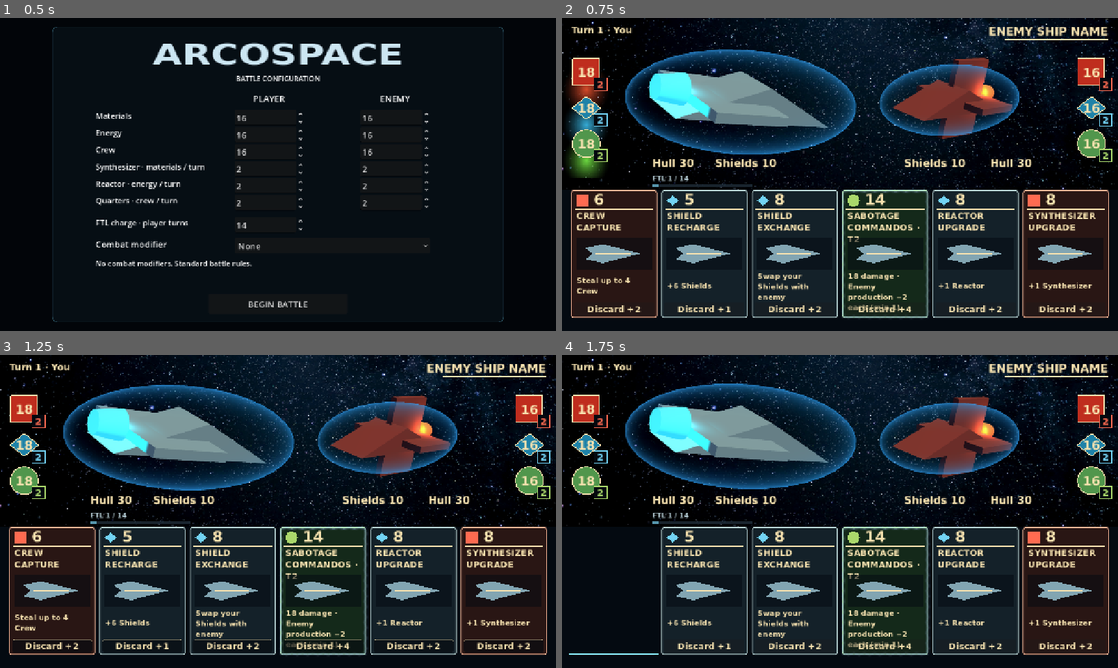
Above: before the commit, frames 1-4 (two rows, left to right).
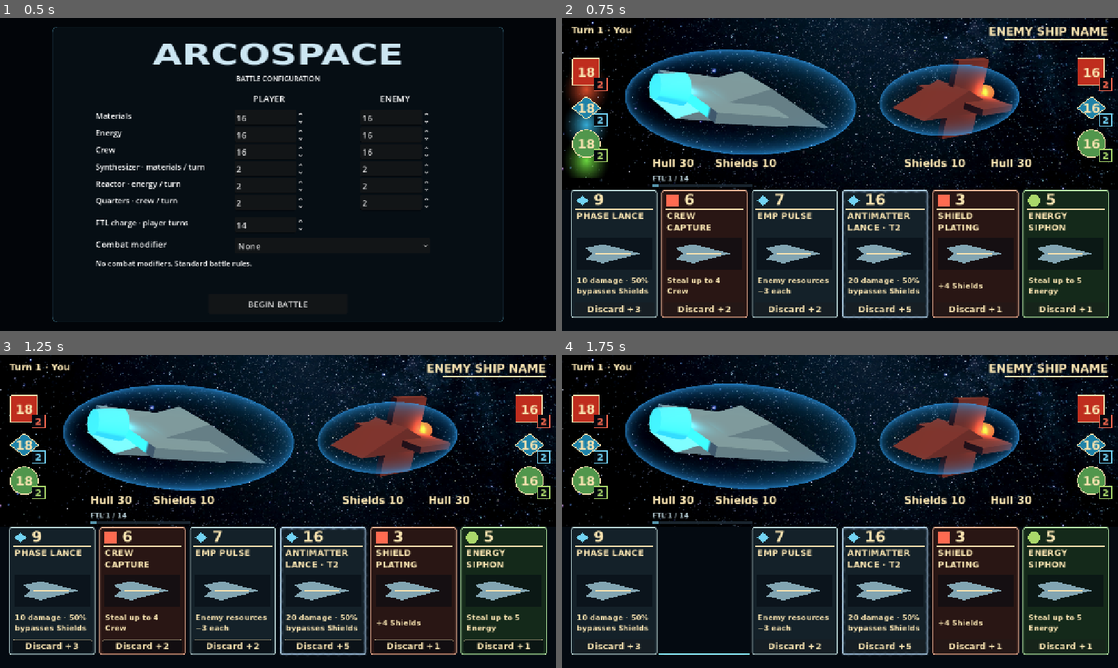
Above: after the commit, the same moments.

Repository: RPGMaster2000/arcospace
Game: Godot game, scene res://scenes/battle_setup.tscn
Two runs of this game, one before a commit and one after it. Both use one fixed random seed, a clock stepped at 60 frames per second and the inputs below.
Inputs:
- Up to frame 1 (0.5 s): no input
- Up to frame 2 (0.75 s): click "BEGIN BATTLE" at 0.5 s
- Up to frame 3 (1.25 s): no input
- Up to frame 4 (1.75 s): click "Discard +2" at 1.25 s

Frame 1 is identical in both runs. In frame 2, 6.0% of the frame differs, in the area x 1-99%, y 54-96%; in frame 3, 6.0%; in frame 4, 7.0%.

Commit message:
Add nine tactical cards and reusable balanced risk and random effects

Diff:
--- /dev/null
+++ b/cards/36_salvage_strike.tres
@@ -0,0 +1,13 @@
+[gd_resource type="Resource" script_class="CardData" format=3]
+
+[ext_resource type="Script" path="res://scripts/card_data.gd" id="1"]
+
+[resource]
+script = ExtResource("1")
+tier = 1
+card_name = "Salvage Strike"
+family = "materials"
+cost = 5
+description = "Deal 4 damage; gain 2 of a random resource"
+effects = {"damage": 4, "random_gain": 2}
+play_again = false
--- /dev/null
+++ b/cards/37_pulse_repeater.tres
@@ -0,0 +1,13 @@
+[gd_resource type="Resource" script_class="CardData" format=3]
+
+[ext_resource type="Script" path="res://scripts/card_data.gd" id="1"]
+
+[resource]
+script = ExtResource("1")
+tier = 1
+card_name = "Pulse Repeater"
+family = "energy"
+cost = 6
+description = "Deal 3 damage; play again"
+effects = {"damage": 3}
+play_again = true
--- /dev/null
+++ b/cards/38_cataclysm_protocol.tres
@@ -0,0 +1,13 @@
+[gd_resource type="Resource" script_class="CardData" format=3]
+
+[ext_resource type="Script" path="res://scripts/card_data.gd" id="1"]
+
+[resource]
+script = ExtResource("1")
+tier = 2
+card_name = "Cataclysm Protocol"
+family = "crew"
+cost = 16
+description = "Deal 18 damage; restore 15 Hull"
+effects = {"damage": 18, "hull": 15}
+play_again = false
--- /dev/null
+++ b/cards/39_reactor_salvage.tres
@@ -0,0 +1,13 @@
+[gd_resource type="Resource" script_class="CardData" format=3]
+
+[ext_resource type="Script" path="res://scripts/card_data.gd" id="1"]
+
+[resource]
+script = ExtResource("1")
+tier = 1
+card_name = "Reactor Salvage"
+family = "materials"
+cost = 7
+description = "+1 Reactor and +5 Energy"
+effects = {"production_other": {"type": "reactor", "production": 1, "resource": 5}}
+play_again = false
--- /dev/null
+++ b/cards/40_supply_diversion.tres
@@ -0,0 +1,13 @@
+[gd_resource type="Resource" script_class="CardData" format=3]
+
+[ext_resource type="Script" path="res://scripts/card_data.gd" id="1"]
+
+[resource]
+script = ExtResource("1")
+tier = 1
+card_name = "Supply Diversion"
+family = "crew"
+cost = 4
+description = "Gain 2 Materials or Energy randomly; play again"
+effects = {"random_gain_other": 2}
+play_again = true
--- /dev/null
+++ b/cards/41_shield_collapse.tres
@@ -0,0 +1,13 @@
+[gd_resource type="Resource" script_class="CardData" format=3]
+
+[ext_resource type="Script" path="res://scripts/card_data.gd" id="1"]
+
+[resource]
+script = ExtResource("1")
+tier = 1
+card_name = "Shield Collapse"
+family = "energy"
+cost = 6
+description = "If enemy Shields are below 10, remove them all; otherwise no effect"
+effects = {"shield_collapse_below": 10}
+play_again = false
--- /dev/null
+++ b/cards/42_overloaded_warhead.tres
@@ -0,0 +1,13 @@
+[gd_resource type="Resource" script_class="CardData" format=3]
+
+[ext_resource type="Script" path="res://scripts/card_data.gd" id="1"]
+
+[resource]
+script = ExtResource("1")
+tier = 1
+card_name = "Overloaded Warhead"
+family = "materials"
+cost = 7
+description = "Deal 10 damage; take 4 direct Hull damage"
+effects = {"damage": 10, "self_damage": 4}
+play_again = false
--- /dev/null
+++ b/cards/43_emergency_reserves.tres
@@ -0,0 +1,13 @@
+[gd_resource type="Resource" script_class="CardData" format=3]
+
+[ext_resource type="Script" path="res://scripts/card_data.gd" id="1"]
+
+[resource]
+script = ExtResource("1")
+tier = 2
+card_name = "Emergency Reserves"
+family = "energy"
+cost = 10
+description = "Gain 12–15 Materials or Crew randomly"
+effects = {"random_gain_range_other": {"min": 12, "max": 15}}
+play_again = false
--- /dev/null
+++ b/cards/44_desperate_conversion.tres
@@ -0,0 +1,13 @@
+[gd_resource type="Resource" script_class="CardData" format=3]
+
+[ext_resource type="Script" path="res://scripts/card_data.gd" id="1"]
+
+[resource]
+script = ExtResource("1")
+tier = 1
+card_name = "Desperate Conversion"
+family = "crew"
+cost = 5
+description = "Take 10 direct Hull damage; gain 20 Materials or Energy randomly"
+effects = {"self_damage": 10, "random_gain_other": 20}
+play_again = false
--- a/scripts/board.gd
+++ b/scripts/board.gd
@@ -272,7 +272,7 @@
 		$LastActionLabel.text += " — play again"
 	battle_effects.play_changes(before, _both_states(), side,
 		card.family, 0 if discard else card.cost,
-		not discard and (card.effects.get("damage", 0) > 0 or card.effects.get("break_shields", 0) > 0))
+		not discard and (card.effects.get("damage", 0) > 0 or card.effects.get("break_shields", 0) > 0 or card.effects.has("shield_collapse_below")))
 	_check_winner()
 	refresh_display()
 
--- a/scripts/card_effects.gd
+++ b/scripts/card_effects.gd
@@ -5,17 +5,51 @@
 const RESOURCES = ["materials", "energy", "crew"]
 const PRODUCTION = ["synthesizer", "reactor", "quarters"]
 
-static func play(card: Resource, actor: Dictionary, enemy: Dictionary) -> bool:
+# Independent combat RNG; simulation mode never samples this generator.
+static var combat_rng: RandomNumberGenerator = _new_rng()
+static func _new_rng() -> RandomNumberGenerator:
+	var generator = RandomNumberGenerator.new()
+	generator.randomize()
+	return generator
+
+static func play(card: Resource, actor: Dictionary, enemy: Dictionary, generator: RandomNumberGenerator = null, simulate: bool = false) -> bool:
 	if actor[card.family] < card.cost:
 		return false
 	actor[card.family] -= card.cost
 	var effects: Dictionary = card.effects
 	for key in ["hull", "shields"] + RESOURCES + PRODUCTION:
 		actor[key] += int(effects.get(key, 0))
+	# TUNE in each .tres: production_other.type maps production to its matching resource.
+	var upgrade: Dictionary = effects.get("production_other", {})
+	var production: String = upgrade.get("type", "")
+	var index: int = PRODUCTION.find(production)
+	if index >= 0 and RESOURCES[index] != card.family:
+		actor[production] += int(upgrade.get("production", 0))
+		actor[RESOURCES[index]] += int(upgrade.get("resource", 0))
+	# Random bonuses are ignored for conservative AI win checks: no assumed lucky gain.
+	if not simulate:
+		var random_source = combat_rng if generator == null else generator
+		for key in ["random_gain", "random_gain_other", "random_gain_range_other"]:
+			if not effects.has(key):
+				continue
+			var choices: Array = RESOURCES.duplicate()
+			if key != "random_gain":
+				choices.erase(card.family)
+			var resource: String = choices[random_source.randi_range(0, choices.size() - 1)]
+			var amount: int = 0
+			if key == "random_gain_range_other":
+				var bounds: Dictionary = effects[key]
+				amount = random_source.randi_range(int(bounds.get("min", 0)), int(bounds.get("max", 0)))
+			else:
+				amount = int(effects[key])
+			actor[resource] += amount
 	if effects.get("swap_shields", false):
 		var previous: int = actor.shields
 		actor.shields = enemy.shields
 		enemy.shields = previous
+	# Strict threshold checked at resolution; exactly the threshold never qualifies.
+	if effects.has("shield_collapse_below") and enemy.shields < int(effects.shield_collapse_below):
+		enemy.shields = 0
 	# Shield breaking happens before regular damage (Breach Charge).
 	enemy.shields = maxi(0, enemy.shields - int(effects.get("break_shields", 0)))
 	var damage: int = int(effects.get("damage", 0))
@@ -33,4 +67,6 @@
 	if effects.get("sabotage", false):
 		for key in PRODUCTION:
 			enemy[key] = maxi(1, enemy[key] - int(effects.sabotage))
+	# Self damage is direct hull loss for either acting ship; shields cannot absorb it.
+	actor.hull = maxi(0, actor.hull - int(effects.get("self_damage", 0)))
 	return true
--- a/scripts/card_library.gd
+++ b/scripts/card_library.gd
@@ -38,4 +38,13 @@
 	preload("res://cards/33_aegis_overcharge.tres"),
 	preload("res://cards/34_sabotage_commandos.tres"),
 	preload("res://cards/35_damage_control.tres"),
+	preload("res://cards/36_salvage_strike.tres"),
+	preload("res://cards/37_pulse_repeater.tres"),
+	preload("res://cards/38_cataclysm_protocol.tres"),
+	preload("res://cards/39_reactor_salvage.tres"),
+	preload("res://cards/40_supply_diversion.tres"),
+	preload("res://cards/41_shield_collapse.tres"),
+	preload("res://cards/42_overloaded_warhead.tres"),
+	preload("res://cards/43_emergency_reserves.tres"),
+	preload("res://cards/44_desperate_conversion.tres"),
 ]
--- a/scripts/combat_modifier.gd
+++ b/scripts/combat_modifier.gd
@@ -83,7 +83,7 @@
 	return 100.0 if active else clampf(100.0 * (1.0 - float(next_round - round_number) / MAX_INTERVAL), 0, 100)
 
 static func is_combat(effects: Dictionary) -> bool:
-	for key in ["damage", "break_shields", "drain", "steal", "sabotage", "swap_shields"]:
+	for key in ["damage", "break_shields", "drain", "steal", "sabotage", "swap_shields", "shield_collapse_below"]:
 		if effects.get(key, false):
 			return true
 	return false
@@ -96,7 +96,7 @@
 			result[key] = int(floor((1.0 if result[key] else 0.0) * factor))
 		elif result[key] is Dictionary:
 			result[key] = _scaled(result[key], factor)
-		elif key != "pierce" and (result[key] is int or result[key] is float):
+		elif key not in ["pierce", "shield_collapse_below"] and (result[key] is int or result[key] is float):
 			# TUNE: Half effects round down, including +1 production becoming zero.
 			result[key] = int(floor(float(result[key]) * factor))
 	return result
@@ -108,8 +108,8 @@
 	var notice: String = ""
 	var chance: float = rng.randf() if roll < 0.0 else roll
 	if kind == 4 and is_combat(card.effects) and chance < miss_rate / 100.0:
-		# A miss spends the card/cost and cancels its effects, including mixed repairs.
-		modified.effects = {}
+		# A miss cancels target/bonus effects; explicit self-damage remains an unavoidable cost.
+		modified.effects = {"self_damage": card.effects.self_damage} if card.effects.has("self_damage") else {}
 		notice = "MISS · NEBULA INTERFERENCE"
 	elif kind == 2 and active and card.family == "energy":
 		# The already announced storm multiplier also drives the card previews.
@@ -124,7 +124,7 @@
 		modified.effects = modified.effects.duplicate(true)
 		modified.effects.erase("shields")
 		modified.effects.erase("swap_shields")
-	Effects.play(modified, actor, target)
+	Effects.play(modified, actor, target, rng)
 	if shields_disabled():
 		# Shield strength is reserved during the flare, not destroyed or regenerated.
 		actor.shields = saved_actor_shields
@@ -164,6 +164,12 @@
 					lines.append(("Steal %d %s" if key == "steal" else "Enemy −%d %s") % [value[resource], resource.capitalize()])
 			"sabotage": lines.append("Enemy production −%d each (min 1)" % int(value))
 			"swap_shields": lines.append("Swap Shields")
+			"random_gain": lines.append("Gain %d random resource" % value)
+			"random_gain_other": lines.append("Gain %d random other resource" % value)
+			"random_gain_range_other": lines.append("Gain %d–%d random other resource" % [value.min, value.max])
+			"production_other": lines.append("+%d %s, +%d corresponding resource" % [value.production, str(value.type).capitalize(), value.resource])
+			"self_damage": lines.append("Take %d direct Hull damage" % value)
+			"shield_collapse_below": lines.append("Remove enemy Shields if below %d" % value)
 			_: lines.append("%+d %s" % [value, str(key).capitalize()])
 	if card.play_again:
 		lines.append("Play again")
--- a/scripts/enemy_ai.gd
+++ b/scripts/enemy_ai.gd
@@ -25,9 +25,17 @@
 	for slot in affordable:
 		var simulated: Dictionary = actor.duplicate(true)
 		var target: Dictionary = enemy.duplicate(true)
-		Effects.play(cards[slot], simulated, target)
-		if Rules.wins(simulated, target, hull_goal, resource_goal):
+		Effects.play(cards[slot], simulated, target, null, true)
+		if simulated.hull > 0 and Rules.wins(simulated, target, hull_goal, resource_goal):
 			return {"slot": slot, "discard": false}
+	# Avoid fatal self damage when choosing a non-winning move.
+	var safe: Array[int] = []
+	for slot in affordable:
+		if int(cards[slot].effects.get("self_damage", 0)) < int(actor.hull):
+			safe.append(slot)
+	if safe.is_empty():
+		return {"slot": _pick(affordable), "discard": true}
+	affordable = safe
 	var attacks: Array[int] = []
 	var repairs: Array[int] = []
 	var upgrades: Array[int] = []
@@ -37,6 +45,8 @@
 			attacks.append(slot)
 		if effects.get("hull", 0) > 0:
 			repairs.append(slot)
+		if effects.has("production_other"):
+			upgrades.append(slot)
 		for key in Rules.PRODUCTION:
 			if effects.get(key, 0) > 0:
 				upgrades.append(slot)
--- a/tests/card_tier_test.gd
+++ b/tests/card_tier_test.gd
@@ -36,8 +36,8 @@
 		var actor = {"hull":30,"shields":10,"materials":100,"energy":100,"crew":100,"synthesizer":3,"reactor":3,"quarters":3}
 		var target = actor.duplicate()
 		Effects.play(card, actor, target)
-		check(target.hull < 30 or actor.hull > 30 or actor.shields > 10, "Tier 2 actually damages or restores")
-	check(counts == {"materials":2,"energy":2,"crew":2}, "Two Tier 2 cards per resource")
+		check(target.hull < 30 or actor.hull > 30 or actor.shields > 10 or actor.materials > 100 or actor.energy > 100 or actor.crew > 100, "Tier 2 actually damages or restores")
+	check(counts == {"materials":2,"energy":3,"crew":3}, "Eight Tier 2 cards including new Crew and Energy cards")
 	hand.free()
 	var board = load("res://scenes/board_3d.tscn").instantiate()
 	board.setup_settings = {"modifier":5}
--- /dev/null
+++ b/tests/tactical_cards_test.gd
@@ -0,0 +1,81 @@
+extends SceneTree
+const Effects = preload("res://scripts/card_effects.gd")
+const Library = preload("res://scripts/card_library.gd")
+const Mod = preload("res://scripts/combat_modifier.gd")
+var failures: int = 0
+func check(ok: bool, message: String) -> void:
+	if not ok:
+		failures += 1
+		push_error(message)
+func state() -> Dictionary:
+	return {"hull":30,"shields":20,"materials":40,"energy":40,"crew":40,"synthesizer":2,"reactor":2,"quarters":2}
+func _initialize() -> void:
+	call_deferred("run")
+func run() -> void:
+	var generator = RandomNumberGenerator.new()
+	generator.seed = 3456
+	var new_cards: Array = Library.CARDS.slice(35)
+	check(new_cards.size() == 9, "Exactly nine new cards registered")
+	for card in new_cards:
+		var a = state()
+		var b = state()
+		Effects.play(card, a, b, generator)
+		check(a[card.family] == 40 - card.cost or card.effects.has("random_gain"), "Cost paid once, cross gains exclude family")
+		check(card.tier == (2 if card.card_name in ["Cataclysm Protocol", "Emergency Reserves"] else 1), "Proposed tiers preserved")
+	var collapse = Library.CARDS[40]
+	for strength in [0,9,10,11]:
+		var a = state()
+		var b = state()
+		b.shields = strength
+		Effects.play(collapse,a,b,generator)
+		check(b.shields == (0 if strength < 10 else strength), "Strict shield threshold uses current state")
+	var a = state()
+	var b = state()
+	Effects.play(Library.CARDS[41],a,b,generator)
+	check(a.hull == 26 and a.shields == 20 and b.shields == 10, "Warhead self damage bypasses shield")
+	a = state()
+	b = state()
+	Effects.play(Library.CARDS[38],a,b,generator)
+	check(a.reactor == 3 and a.energy == 45 and a.materials == 33, "Reactor salvage upgrades matching cross resource")
+	var selection_counts = {"materials":0,"crew":0}
+	for draw in range(4000):
+		a = state()
+		b = state()
+		Effects.play(Library.CARDS[42],a,b,generator)
+		var gain: int = a.materials - 40 + a.crew - 40
+		check(gain >= 12 and gain <= 15 and a.energy == 30, "Reserve range and exclusion")
+		selection_counts["materials" if a.materials > 40 else "crew"] += 1
+	check(absi(selection_counts.materials - selection_counts.crew) < 250, "Cross resources have equal odds")
+	var ai = load("res://scripts/enemy_ai.gd").new()
+	a = state()
+	b = state()
+	var old_a = a.duplicate(true)
+	var old_b = b.duplicate(true)
+	var random_state: int = Effects.combat_rng.state
+	ai.choose(new_cards,a,b,50,100)
+	check(a == old_a and b == old_b and Effects.combat_rng.state == random_state, "AI cannot consume combat RNG or mutate live states")
+	a.hull = 5
+	var move = ai.choose([Library.CARDS[43]],a,b,50,100)
+	check(move.discard, "AI discards fatal conversion rather than falsely claiming resource victory")
+	ai.free()
+	var mod = Mod.new()
+	mod.configure(2)
+	mod.active = true
+	for factor in [2.0,0.5]:
+		mod.ion_factor = factor
+		var preview = mod.preview(Library.CARDS[42])
+		a = state()
+		b = state()
+		mod.play(Library.CARDS[42],a,b)
+		var gained: int = a.materials - 40 + a.crew - 40
+		check(gained >= preview.effects.random_gain_range_other.min and gained <= preview.effects.random_gain_range_other.max, "Ion preview range equals actual gain")
+		check(mod.preview(collapse).effects.shield_collapse_below == 10, "Ion does not alter conditional threshold")
+	mod.configure(4)
+	mod.miss_rate = 70
+	a = state()
+	b = state()
+	mod.play(Library.CARDS[41],a,b,0.0)
+	check(a.hull == 26 and b == state(), "Miss preserves unavoidable self damage")
+	mod.free()
+	print("Tactical card checks: %d failures" % failures)
+	quit(1 if failures else 0)
Not shown, added: docs/tactical-cards.md
